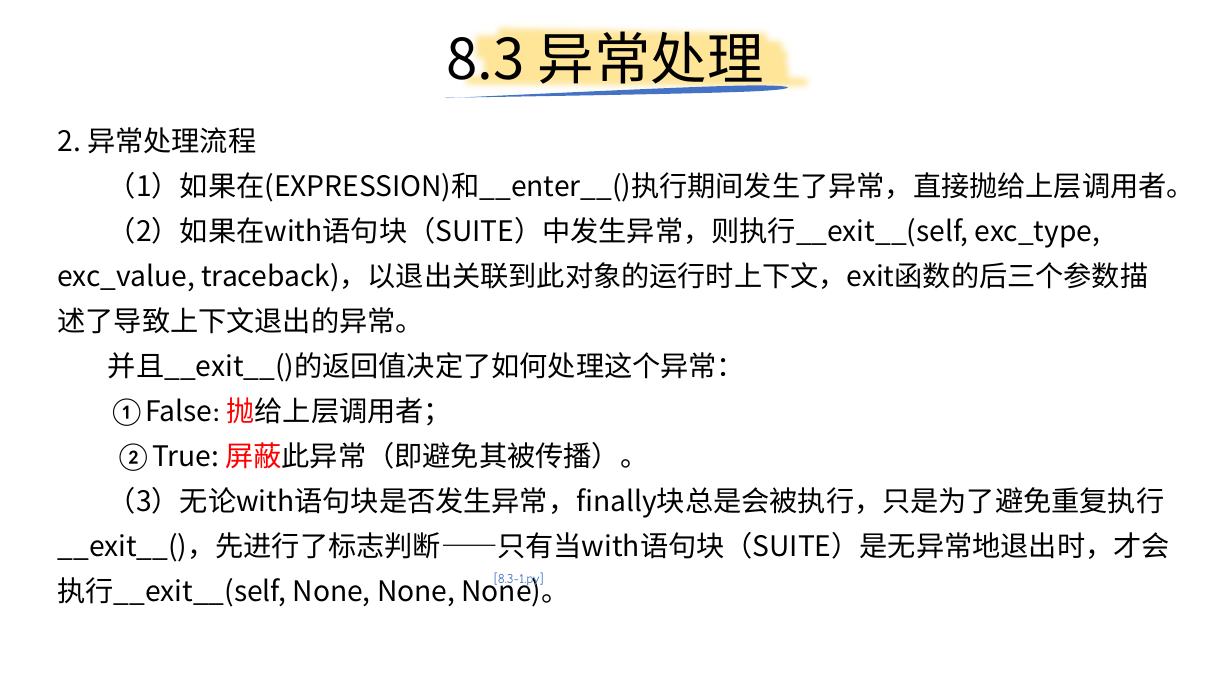
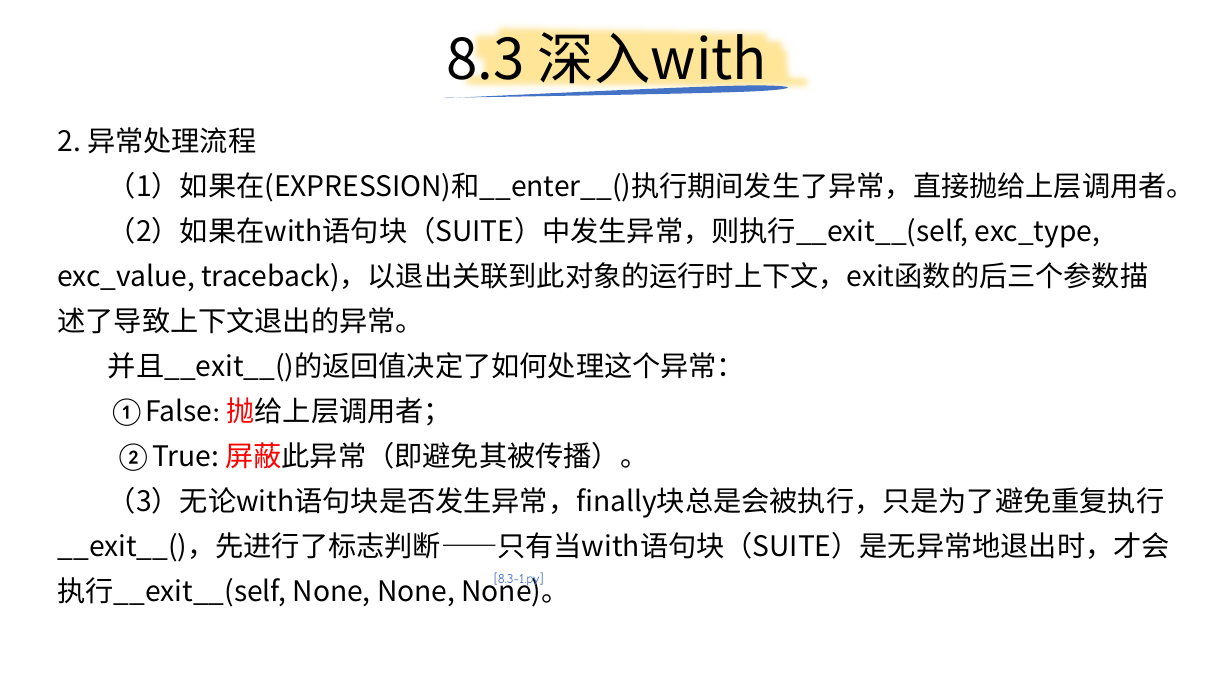
Before and after one commit to yiwenliu/CorePython, a slide deck: slide 69 of PPT/CorePython.pptx. Drawn at 1232x693 pixels with LibreOffice and Linux fonts; fonts in the diff are those of the drawing. Boxes give left, top, right and bottom in pixels: in the first picture for what was removed or moved away, otherwise in the second. Text is boxed around its words. In the diff, an @@ line names an element or a change of style, - is before the commit and + after.

```diff
--- a/PPT/CorePython.pptx
+++ b/PPT/CorePython.pptx
@@ title at bbox=[447, 22, 767, 94]: text changed @@
-8.3 异常处理
+8.3 深入with
```
Also in this commit, not shown: 6 other slides changed, 2 slides added, 2 other files.
